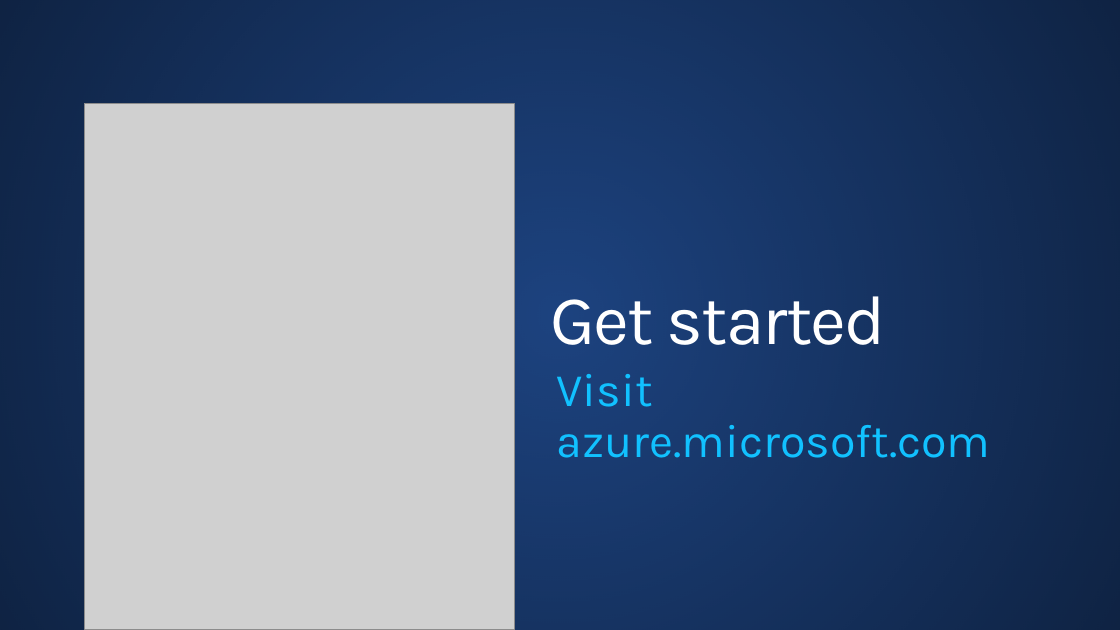
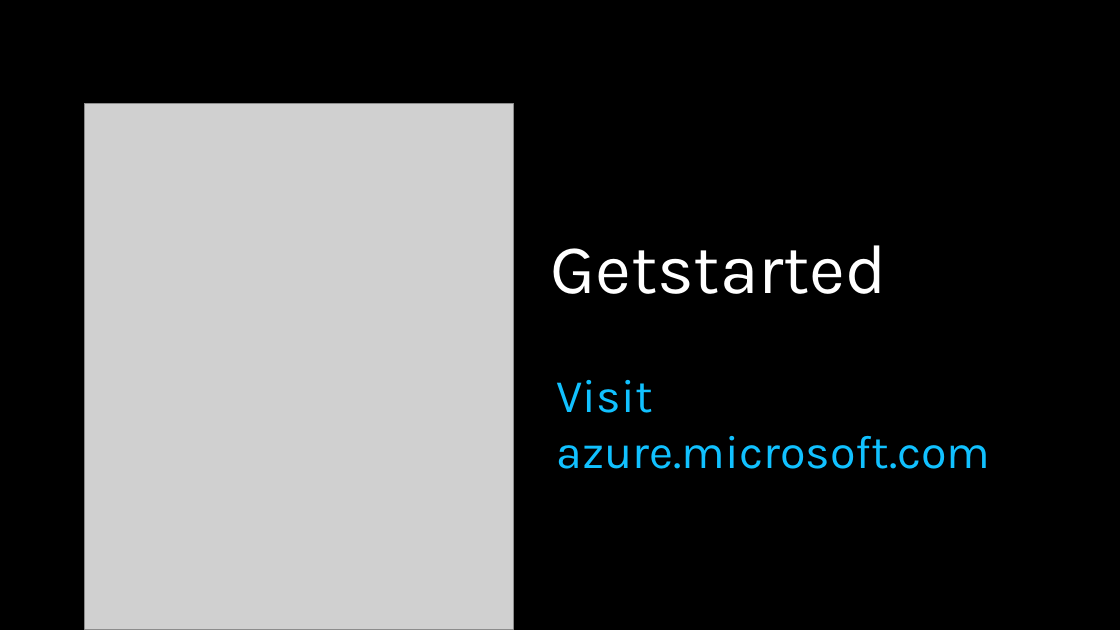
Before and after one commit to ThessalonikiNet-MeetUp/globalazurebootcamp2015, a slide deck: slide 22 of Nikos Tzelvenzis - Azure IaaS/Presentation/IaaS.pptx (slide 45 before the commit). Drawn at 1120x630 pixels with LibreOffice and Linux fonts; fonts in the diff are those of the drawing; grey boxes stand for pictures; background and template pictures are left out. Boxes give left, top, right and bottom in pixels: in the first picture for what was removed or moved away, otherwise in the second. Text is boxed around its words. In the diff, an @@ line names an element or a change of style, - is before the commit and + after.

```diff
--- a/Nikos Tzelvenzis - Azure IaaS/Presentation/IaaS.pptx
+++ b/Nikos Tzelvenzis - Azure IaaS/Presentation/IaaS.pptx
@@ rectangle at (0,0,1120,630): fill gradient #000000 to #000000 @@
@@ text at (550,245,887,294): text changed @@
-Get started
+Getstarted
@@ text "Visit azure.microsoft.com" at (557,380,991,469): line spacing 0.9 to 1; less space between paragraphs @@
```
Also in this commit, not shown: 19 other slides changed, 2 slides added, 25 slides removed, 10 other files.
